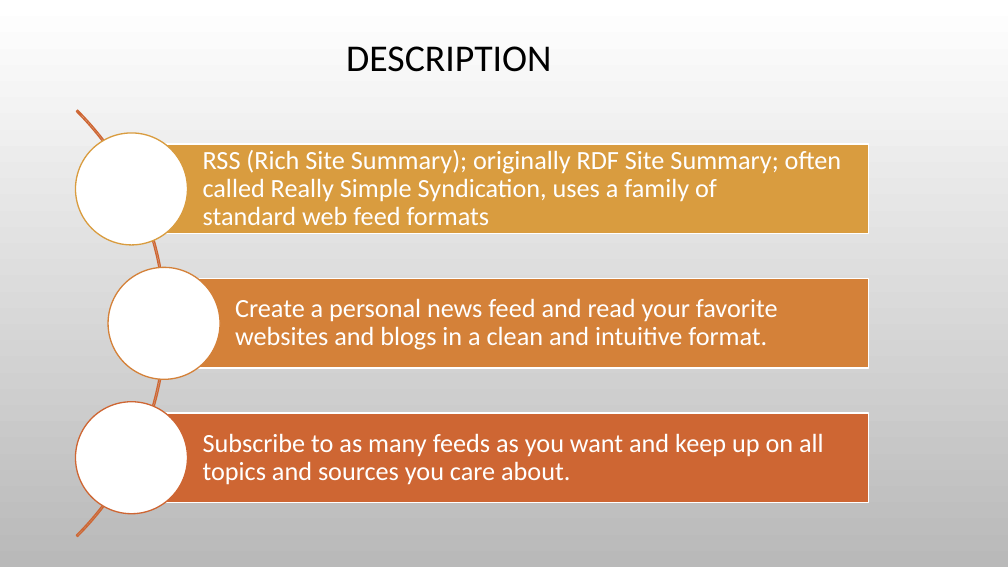
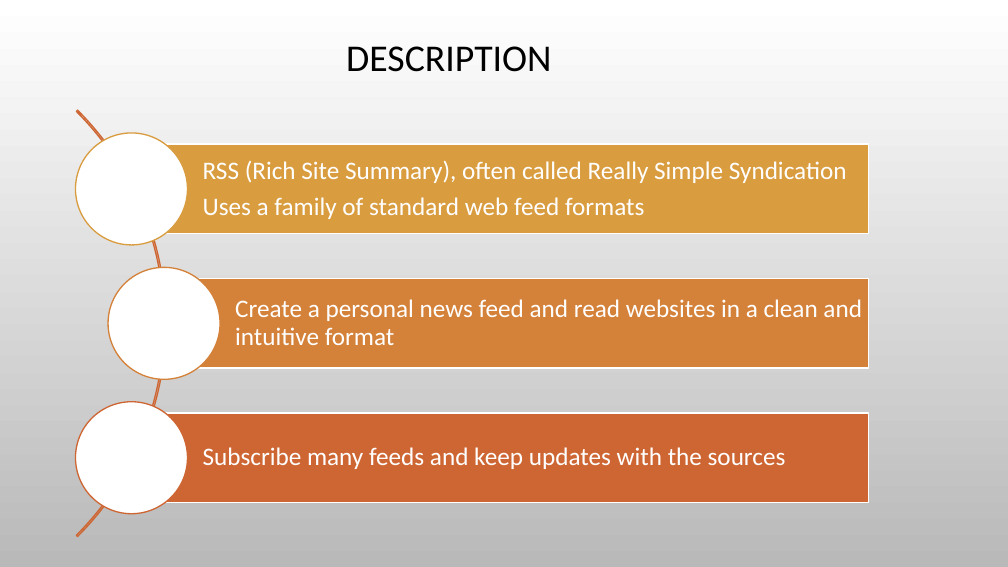
Before and after one commit to paceuniversity/CS6392015team5, a slide deck: slide 2 of ProjectCS639.pptx. Drawn at 1008x567 pixels with LibreOffice and Linux fonts; fonts in the diff are those of the drawing; background and template pictures are left out. Boxes give left, top, right and bottom in pixels: in the first picture for what was removed or moved away, otherwise in the second. Text is boxed around its words. In the diff, an @@ line names an element or a change of style, - is before the commit and + after.

Commit message:
replace old rss logo icon with new and round corner icon. clean words and format in slides 1-5.

```diff
--- a/ProjectCS639.pptx
+++ b/ProjectCS639.pptx
@@ text at (203, 161, 847, 219): text changed; size 25 to 24 pt @@
-RSS (Rich Site Summary); originally RDF Site Summary; often called Really Simple Syndication, uses a family of standard web feed formats
+RSS (Rich Site Summary), often called Really Simple Syndication
+Uses a family of standard web feed formats
@@ text at (235, 299, 862, 345): text changed; size 25 to 24 pt @@
-Create a personal news feed and read your favorite websites and blogs in a clean and intuitive format.
+Create a personal news feed and read websites in a clean and intuitive format
@@ text at (203, 447, 786, 469): text changed; size 25 to 24 pt @@
-Subscribe to as many feeds as you want and keep up on all topics and sources you care about.
+Subscribe many feeds and keep updates with the sources
```
Also in this commit, not shown: 4 other slides changed.
